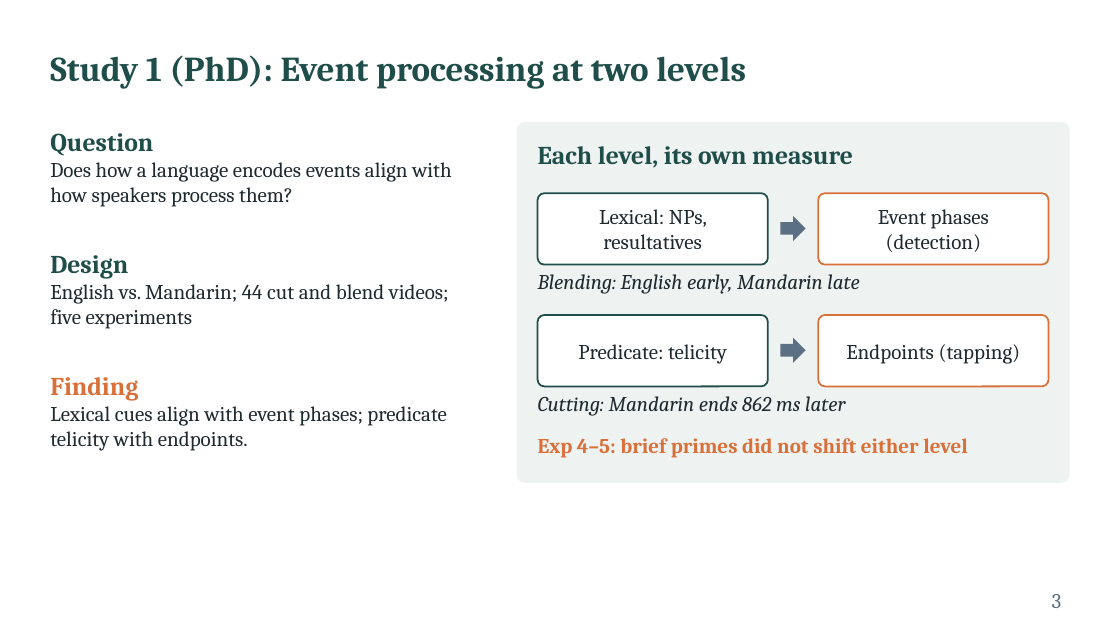
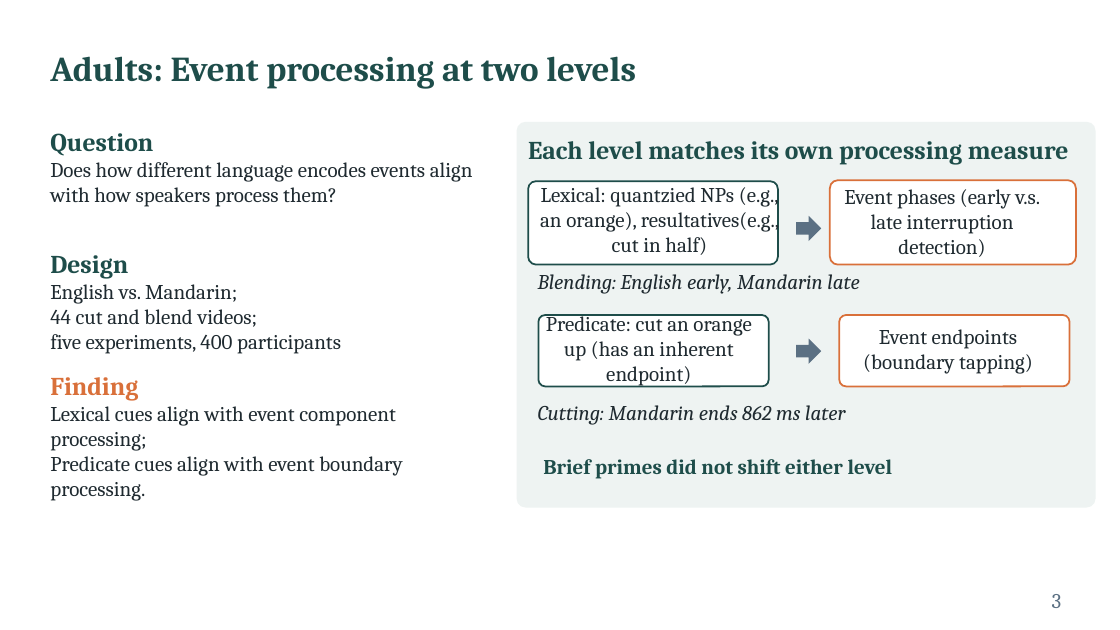
Before and after one commit to xtaoliu/claude, a slide deck: slide 3 of Liu_postdoc_interview_talk.pptx. Drawn at 1120x630 pixels with LibreOffice and Linux fonts; fonts in the diff are those of the drawing. Boxes give left, top, right and bottom in pixels: in the first picture for what was removed or moved away, otherwise in the second. Text is boxed around its words. In the diff, an @@ line names an element or a change of style, - is before the commit and + after.

```diff
--- a/Liu_postdoc_interview_talk.pptx
+++ b/Liu_postdoc_interview_talk.pptx
@@ title at box(50, 56, 636, 88): text changed @@
-Study 1 (PhD): Event processing at two levels
+Adults: Event processing at two levels
@@ rounded rectangle: place and size @@
-rounded rectangle at box(517, 122, 1070, 483)
+rounded rectangle at box(517, 122, 1096, 507)
@@ text at box(528, 141, 1069, 165): text changed @@
-Each level, its own measure
+Each level matches its own processing measure
@@ text at box(50, 162, 473, 207): text changed @@
-Does how a language encodes events align with how speakers process them?
+Does how different language encodes events align with how speakers process them?
@@ rounded rectangle: place and size @@
-rounded rectangle at box(538, 193, 768, 265)
+rounded rectangle at box(528, 181, 778, 265)
@@ text at box(540, 182, 779, 255): text changed @@
-Lexical: NPs, resultatives
+Lexical: quantzied NPs (e.g., an orange), resultatives(e.g., cut in half)
@@ rounded rectangle: place and size @@
-rounded rectangle at box(818, 193, 1049, 265)
+rounded rectangle at box(830, 181, 1076, 265)
@@ text at box(844, 189, 1040, 257): text changed @@
-Event phases (detection)
+Event phases (early v.s. late interruption detection)
@@ right arrow: place and size @@
-right arrow at box(781, 216, 806, 241)
+right arrow at box(797, 216, 822, 241)
@@ text at box(50, 284, 341, 354): text changed @@
-English vs. Mandarin; 44 cut and blend videos; five experiments
+English vs. Mandarin;
+44 cut and blend videos;
+five experiments, 400 participants
@@ text at box(546, 314, 751, 387): text changed @@
-Predicate: telicity
+Predicate: cut an orange up (has an inherent endpoint)
@@ rounded rectangle: place and size @@
-rounded rectangle at box(818, 315, 1049, 386)
+rounded rectangle at box(839, 315, 1070, 386)
@@ text at box(863, 329, 1033, 374): text changed @@
-Endpoints (tapping)
+Event endpoints
+(boundary tapping)
@@ right arrow: place and size @@
-right arrow at box(781, 338, 806, 363)
+right arrow at box(797, 339, 822, 364)
@@ text at box(50, 406, 402, 476): text changed @@
-Lexical cues align with event phases; predicate telicity with endpoints.
+Lexical cues align with event component processing;
+Predicate cues align with event boundary processing.
@@ text "Cutting: Mandarin ends 862 ms ...": place and size @@
-text "Cutting: Mandarin ends 862 ms ..." at box(538, 396, 845, 416)
+text "Cutting: Mandarin ends 862 ms ..." at box(538, 405, 845, 425)
@@ text at box(543, 459, 893, 479): text changed; text colour #D9703A to #1E4D4A @@
-Exp 4–5: brief primes did not shift either level
+Brief primes did not shift either level
```
Also in this commit, not shown: 4 other slides changed, 1 slide added, 4 slides removed, 1 other file.
